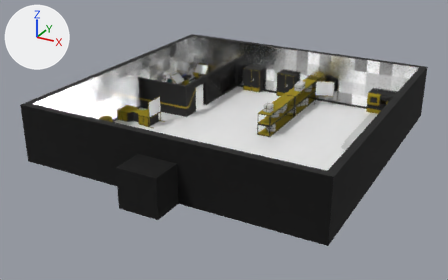
Renders of the FBX model Assets/Resources/MapSystem/Models/Rooms/Engineering Room/Engineering_Room_1x1x1.fbx from each side of a commit.
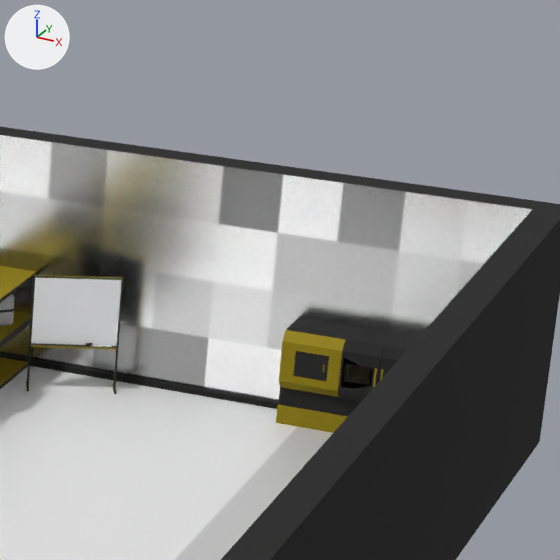
Each version is shown whole from a 50 mm camera at (37.8, -335.9, 35.8) aimed at (-0.6, -266.0, 0.9), then close up on the part from 69% to 95% of the width and 9% to 50% of the height. The axes (+X, +Y, +Z) are drawn at upper left. The lights are the same throughout. The older version's two pictures come first. Where no turn or scale is listed for an object, it has been applied to the vertices.

Names of what the first close-up shows: 'Engeneer_Room_1x1x1'.
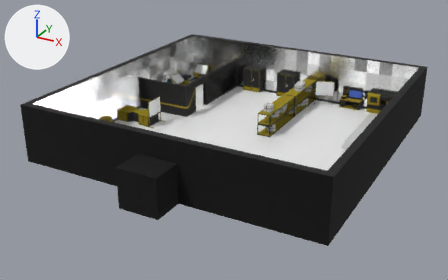
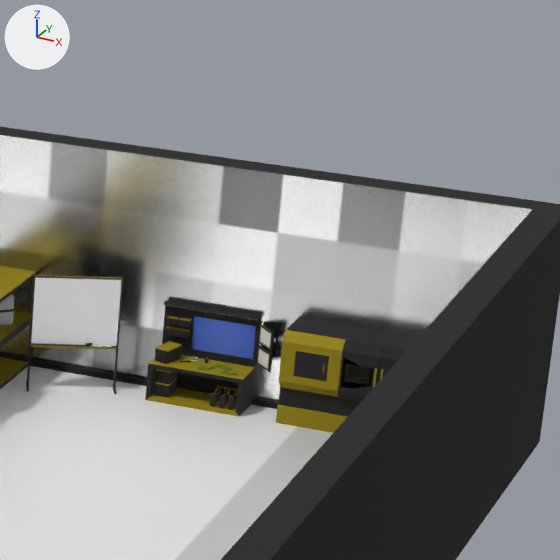
Commit message: few rooms

Where the change shows, as pixel boxes [x1, y1, x2, y2] in the close-ups (560 x 560 px):
part 1 of me_плоскость_003, added
    after: [145, 301, 274, 417]

The edits, one by one:
Picture 'Blueprint.png' (img_blueprint_png) is new.
Material 'Copper' (mat_copper) is new.
Its base color is (0.384, 0.246, 0.0) (yellow #a78800).
Its metallic is 0.899.
Its roughness is 0.546.
Material 'Metal' (mat_metal) is new.
Its base color is (0.728, 0.728, 0.728) (light grey #dedede).
Its metallic is 1.0.
Its roughness is 0.4.
Material 'Tex. Blueprint' (mat_tex__blueprint) is new.
Its texture is img_blueprint_png.
Its metallic is 0.2.
Its roughness is 0.8.
me_плоскость_003 is used by ob_engeneer_room_1x1x1; location (0.0, -262.0, 0.0).
me_плоскость_003 had 3918 vertices, 3705 faces and spanned x -21.0..21.0, y -25.2..21.0, z -0.1..8.0.
me_плоскость_003 now has 4900 vertices, 4538 faces and spans x -21.0..21.0, y -25.2..21.0, z -0.1..8.0.
me_плоскость_003 part 1: 982 vertices added at x 8.4..12.4, y 18.5..20.0, z 0.0..3.2.
me_плоскость_003 gains material mat_tex__blueprint (picture img_blueprint_png).
me_плоскость_003 gains material mat_copper (yellow #a78800).
me_плоскость_003 gains material mat_metal (light grey #dedede).
